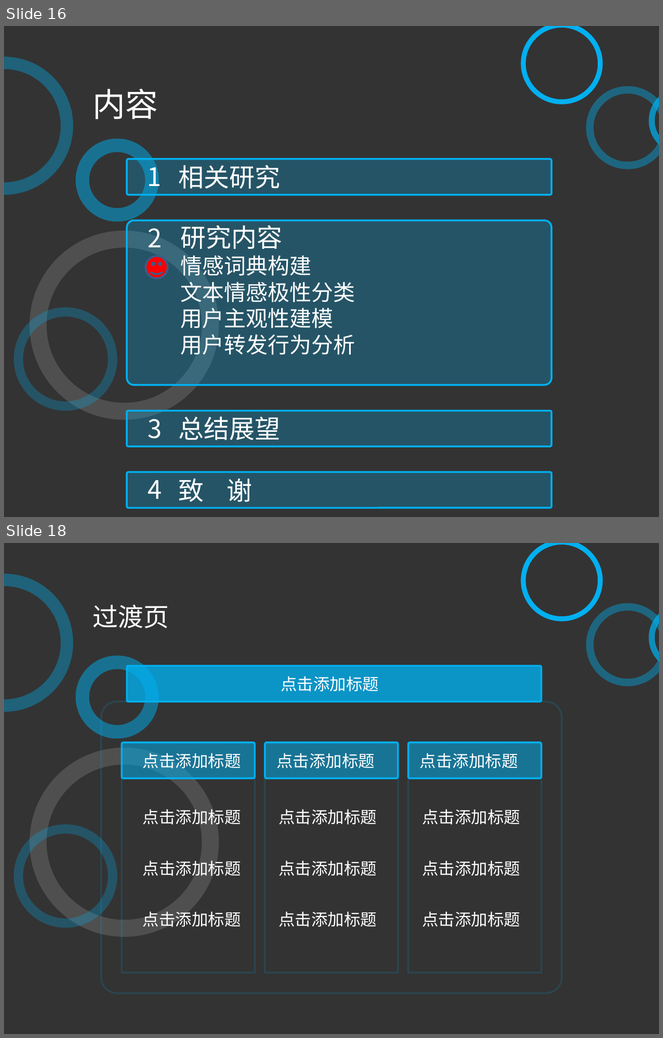
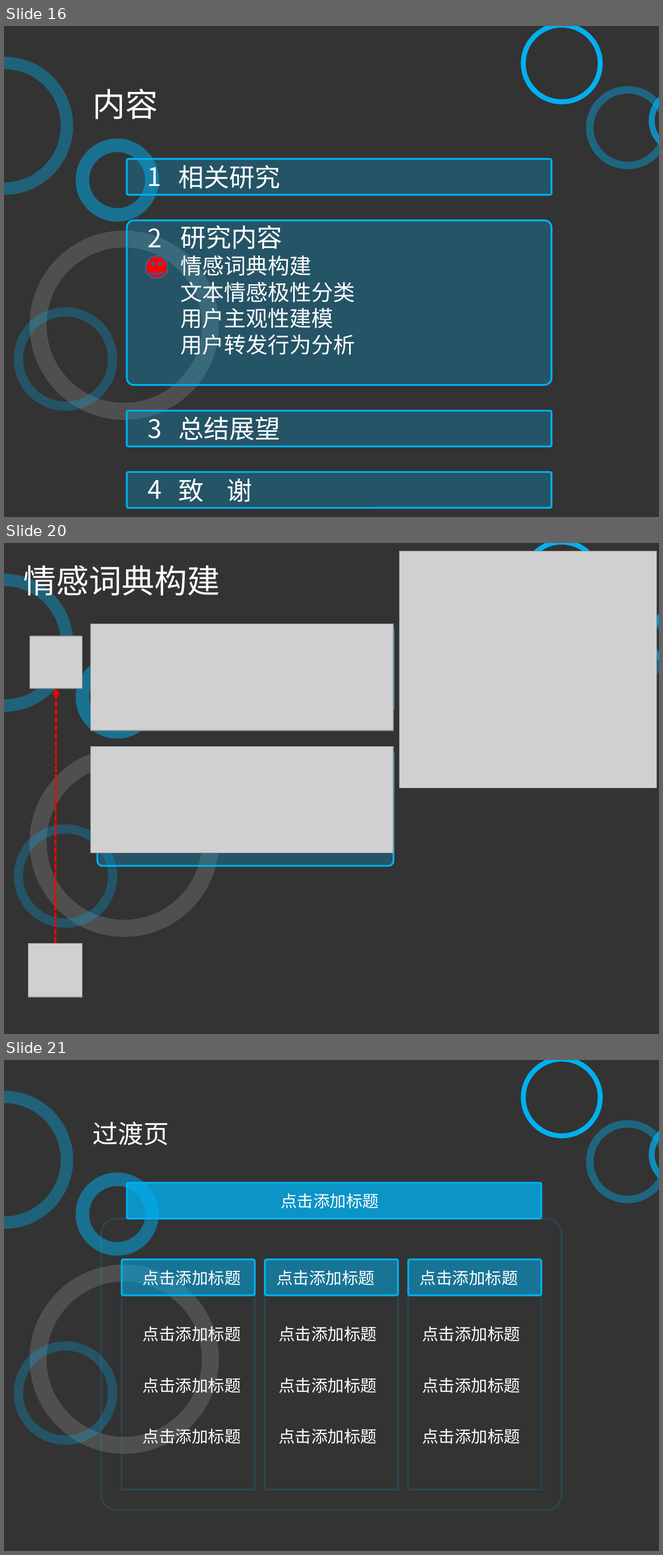
Before and after one commit to xsongx/MyThesis, a slide deck: 答辩.ppt. Shown one above the other, each under a label of ours: slides 16 and 18 before the commit, slides 16, 20 and 21 after it; the slides between them are not shown. The pictures are 663x1038 and 663x1555 pixels, drawn with LibreOffice and Linux fonts; fonts in the diff are those of the drawing; grey boxes stand for pictures. Boxes give left, top, right and bottom in pixels: in the first picture for what was removed or moved away, otherwise in the second. Text is boxed around its words. In the diff, an @@ line names an element or a change of style, - is before the commit and + after.

```diff
--- a/答辩.ppt
+++ b/答辩.ppt
@@ slide 20 added at [4, 543, 659, 1034], background #333333 @@
@@ picture added at [399, 551, 657, 788] @@
@@ freeform shape added at [521, 543, 603, 622], fill #00B0F0 @@
@@ freeform shape added at [4, 574, 74, 712], fill #00B0F0 at 38% opacity @@
@@ text added at [24, 565, 220, 601], 36 pt, text #FFFFFF @@
+情感词典构建
@@ freeform shape added at [586, 603, 659, 687], fill #00B0F0 at 41% opacity @@
@@ freeform shape added at [649, 604, 659, 671], fill #00B0F0 at 72% opacity @@
@@ picture added at [29, 636, 82, 689] @@
@@ picture added at [90, 624, 394, 730] @@
@@ rounded rectangle added at [98, 626, 394, 713], fill #00B0F0 at 27% opacity, outline #00B0F0 2.01 pt @@
@@ freeform shape added at [75, 656, 158, 739], fill #00B0F0 at 50% opacity @@
@@ arrow added from (55, 943) to (56, 689), #FF0000 2.24 pt dashed @@
@@ freeform shape added at [29, 748, 219, 938], fill #FFFFFF at 14% opacity @@
@@ picture added at [90, 747, 394, 853] @@
@@ rounded rectangle added at [98, 749, 394, 866], fill #00B0F0 at 27% opacity, outline #00B0F0 2.01 pt @@
@@ freeform shape added at [14, 825, 117, 928], fill #00B0F0 at 27% opacity @@
@@ picture added at [28, 943, 82, 997] @@
@@ what was slide 18 is now slide 21 @@
```
Also in this commit, not shown: 7 slides changed, 2 other slides added, 15 other files.
